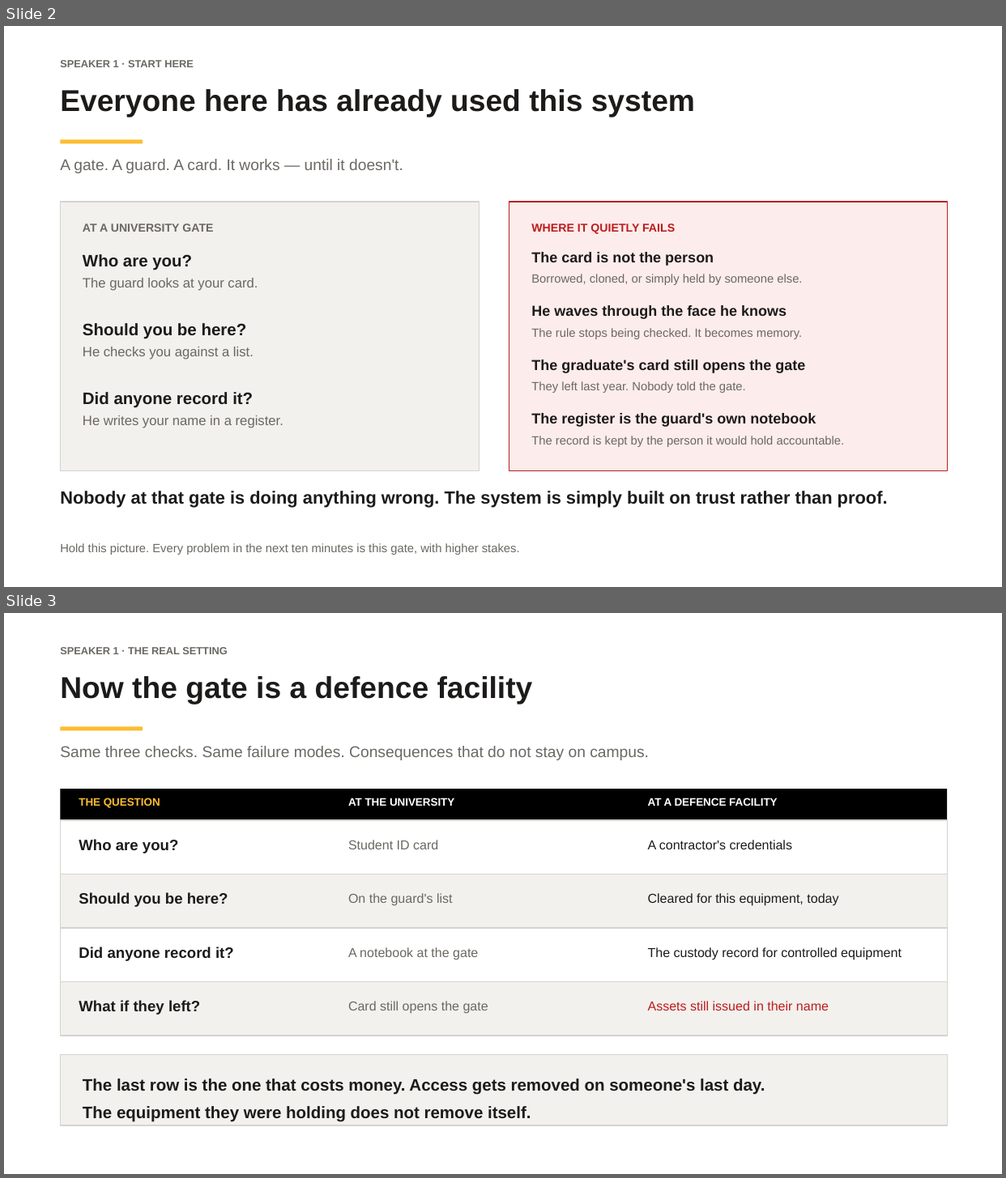
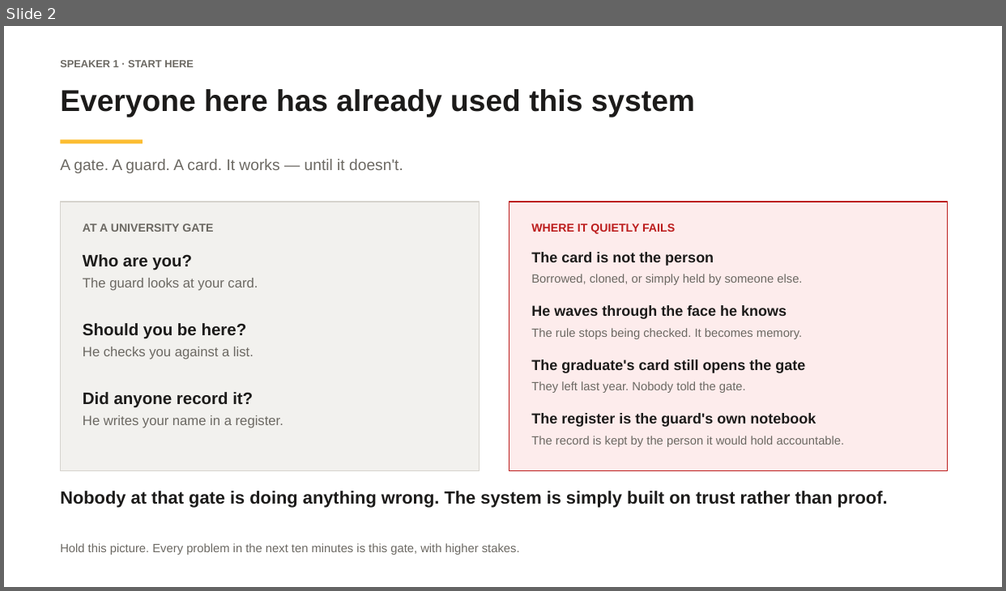
Before and after one commit to tohraan/chainid-vault, a slide deck: docs/ChainIDVault_Pitch_Deck.pptx. Shown one above the other, each under a label of ours: slides 2 and 3 before the commit, slide 2 after it. The pictures are 1006x1178 and 1006x591 pixels, drawn with LibreOffice and Linux fonts; fonts in the diff are those of the drawing. Boxes give left, top, right and bottom in pixels: in the first picture for what was removed or moved away, otherwise in the second. Text is boxed around its words. In the diff, an @@ line names an element or a change of style, - is before the commit and + after.

```diff
--- a/docs/ChainIDVault_Pitch_Deck.pptx
+++ b/docs/ChainIDVault_Pitch_Deck.pptx
@@ slide 3 removed at (4,613,1002,1174), background #FFFFFF @@
@@ text removed at (60,647,227,654) @@
-SPEAKER 1 · THE REAL SETTING
@@ text removed at (60,676,533,705) @@
-Now the gate is a defence facility
@@ rectangle removed at (60,726,143,731) @@
@@ text removed at (60,746,649,760) @@
-Same three checks. Same failure modes. Consequences that do not stay on campus.
@@ rectangle removed at (60,789,948,820) @@
@@ text removed at (79,798,160,808) @@
-THE QUESTION
@@ text removed at (348,798,454,806) @@
-AT THE UNIVERSITY
@@ text removed at (648,798,777,806) @@
-AT A DEFENCE FACILITY
@@ rectangle removed at (60,820,948,875) @@
@@ text removed at (79,839,178,854) @@
-Who are you?
@@ text removed at (348,840,438,850) @@
-Student ID card
@@ text removed at (648,840,792,850) @@
-A contractor's credentials
@@ rectangle removed at (60,875,948,928) @@
@@ text removed at (79,892,228,907) @@
-Should you be here?
@@ text removed at (348,893,453,906) @@
-On the guard's list
@@ text removed at (648,893,838,906) @@
-Cleared for this equipment, today
@@ rectangle removed at (60,928,948,982) @@
@@ text removed at (79,947,234,961) @@
-Did anyone record it?
@@ text removed at (348,948,478,960) @@
-A notebook at the gate
@@ text removed at (648,948,901,960) @@
-The custody record for controlled equipment
@@ rectangle removed at (60,982,948,1036) @@
@@ text removed at (79,1000,200,1015) @@
-What if they left?
@@ text removed at (348,1001,488,1014) @@
-Card still opens the gate
@@ text removed at (648,1001,829,1011) @@
-Assets still issued in their name
@@ rectangle removed at (60,1054,948,1126) @@
@@ text removed at (83,1079,765,1122) @@
-The last row is the one that costs money. Access gets removed on someone's last day.
-The equipment they were holding does not remove itself.
```
Also in this commit, not shown: 1 slide changed, 1 slide added, 1 other slide removed, 1 other file.
